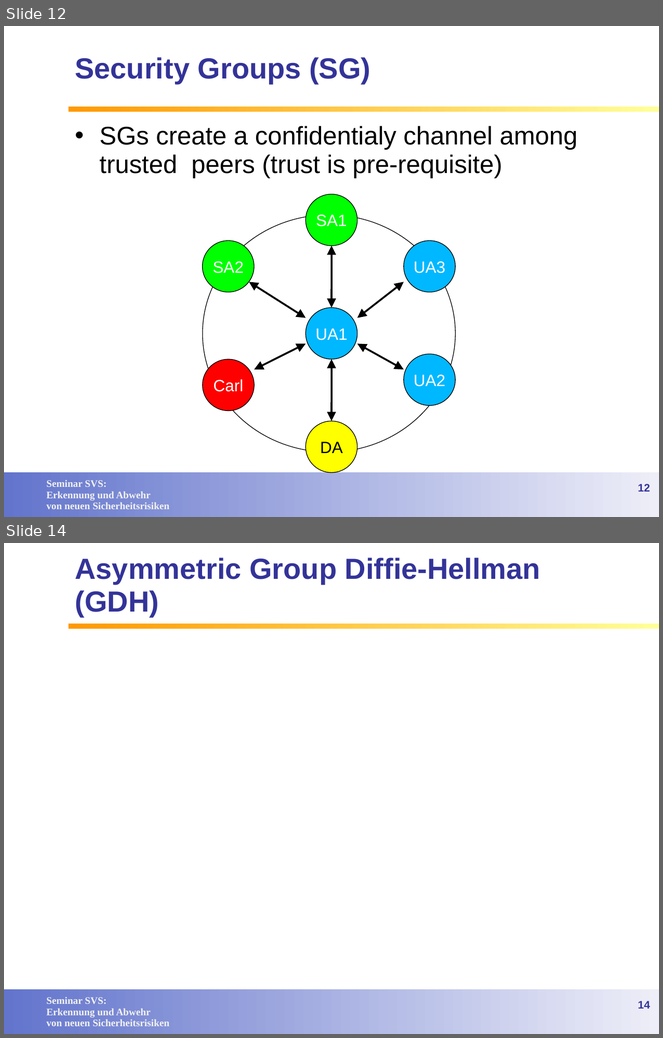
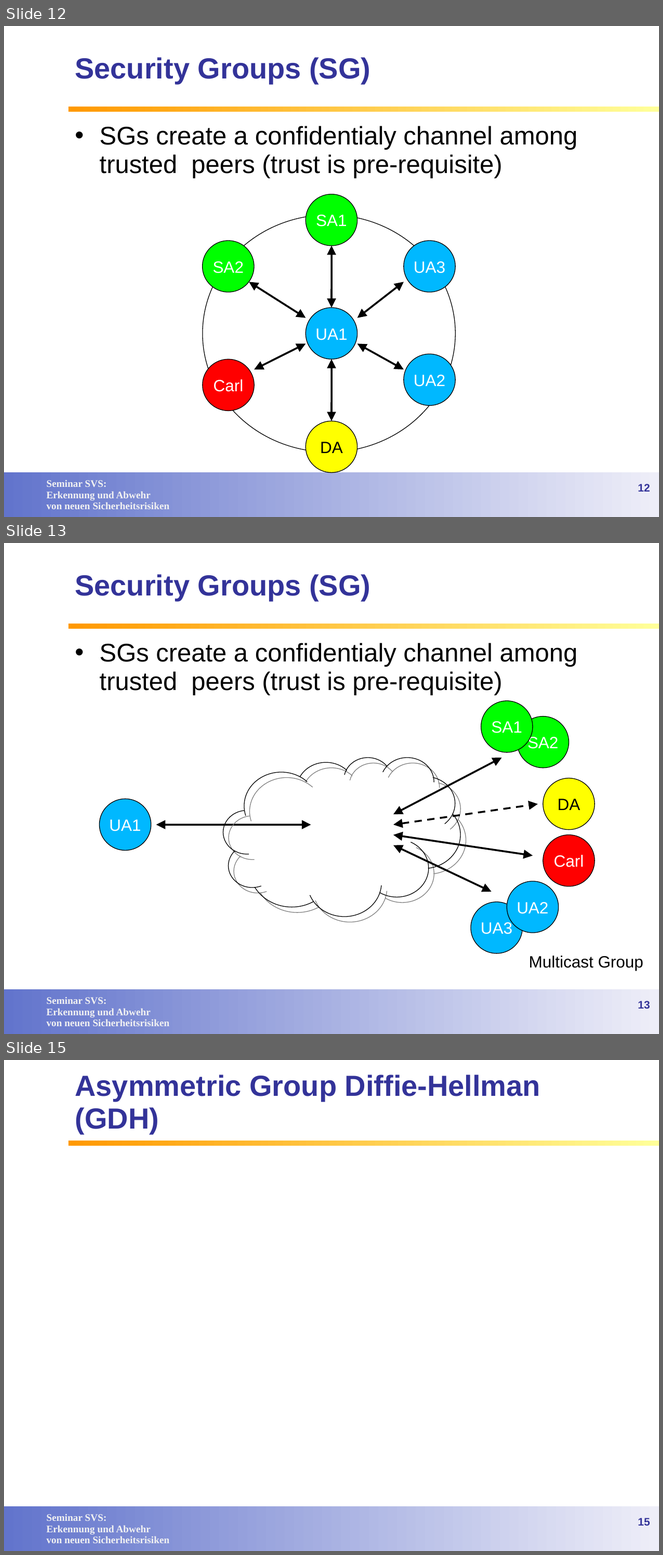
Before and after one commit to lemmy/SecuredSLP, a slide deck: doc/Service Discovery in open networks.ppt. Shown one above the other, each under a label of ours: slides 12 and 14 before the commit, slides 12, 13 and 15 after it; the slides between them are not shown. The pictures are 663x1038 and 663x1555 pixels, drawn with LibreOffice and Linux fonts; fonts in the diff are those of the drawing; background and template pictures are left out. Boxes give left, top, right and bottom in pixels: in the first picture for what was removed or moved away, otherwise in the second. Text is boxed around its words. In the diff, an @@ line names an element or a change of style, - is before the commit and + after.

Commit message:
minor edits security groups

```diff
--- a/doc/Service Discovery in open networks.ppt
+++ b/doc/Service Discovery in open networks.ppt
@@ slide 13 added at (4, 543, 659, 1034), background #FFFFFF; not listed: 3 template elements that a slide beside it also shows @@
@@ title added at (75, 574, 371, 601), 32 pt, text #333399, bold @@
+Security Groups (SG)
@@ text added at (100, 643, 578, 695), 28 pt, text #000000 @@
+• SGs create a confidentialy channel among trusted peers (trust is pre-requisite)
@@ ellipse added at (481, 701, 533, 753), fill #00FF00, outline #000000 0.74 pt, 18 pt, text #FFFFFF @@
+SA1
@@ ellipse added at (518, 717, 569, 768), fill #00FF00, outline #000000 0.74 pt, 18 pt, text #FFFFFF @@
+SA2
@@ freeform shape added at (223, 758, 461, 917), outline #000000 0.74 pt @@
@@ double arrow added from (393, 814) to (502, 758), #000000 2.01 pt @@
@@ ellipse added at (543, 778, 595, 830), fill #FFFF00, outline #000000 0.74 pt, 18 pt, text #000000 @@
+DA
@@ ellipse added at (100, 799, 152, 851), fill #00B8FF, outline #000000 0.74 pt, 18 pt, text #FFFFFF @@
+UA1
@@ double arrow added from (393, 825) to (538, 805), #000000 2.01 pt dashed @@
@@ double arrow added from (156, 825) to (311, 825), #000000 2.01 pt @@
@@ double arrow added from (393, 835) to (533, 856), #000000 2.01 pt @@
@@ ellipse added at (543, 835, 595, 887), fill #FF0000, outline #000000 0.74 pt, 18 pt, text #FFFFFF @@
+Carl
@@ double arrow added from (393, 846) to (491, 891), #000000 2.01 pt @@
@@ ellipse added at (507, 882, 559, 934), fill #00B8FF, outline #000000 0.74 pt, 18 pt, text #FFFFFF @@
+UA2
@@ ellipse added at (471, 902, 523, 954), fill #00B8FF, outline #000000 0.74 pt, 18 pt, text #FFFFFF @@
+UA3
@@ text added at (529, 956, 644, 971), 18 pt, text #000000 @@
+Multicast Group
@@ page number added at (638, 1001, 650, 1009), 12 pt, text #333399, bold @@
+13
@@ what was slide 14 is now slide 15 @@
@@ page number at (638, 1518, 650, 1526): text changed @@
-14
+15
```
Also in this commit, not shown: 1 slide changed.
